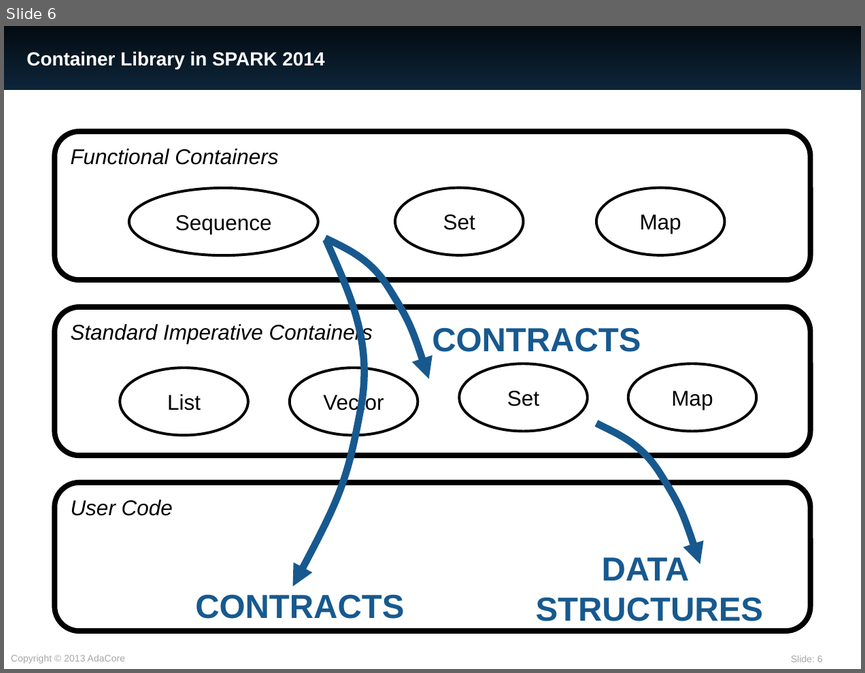
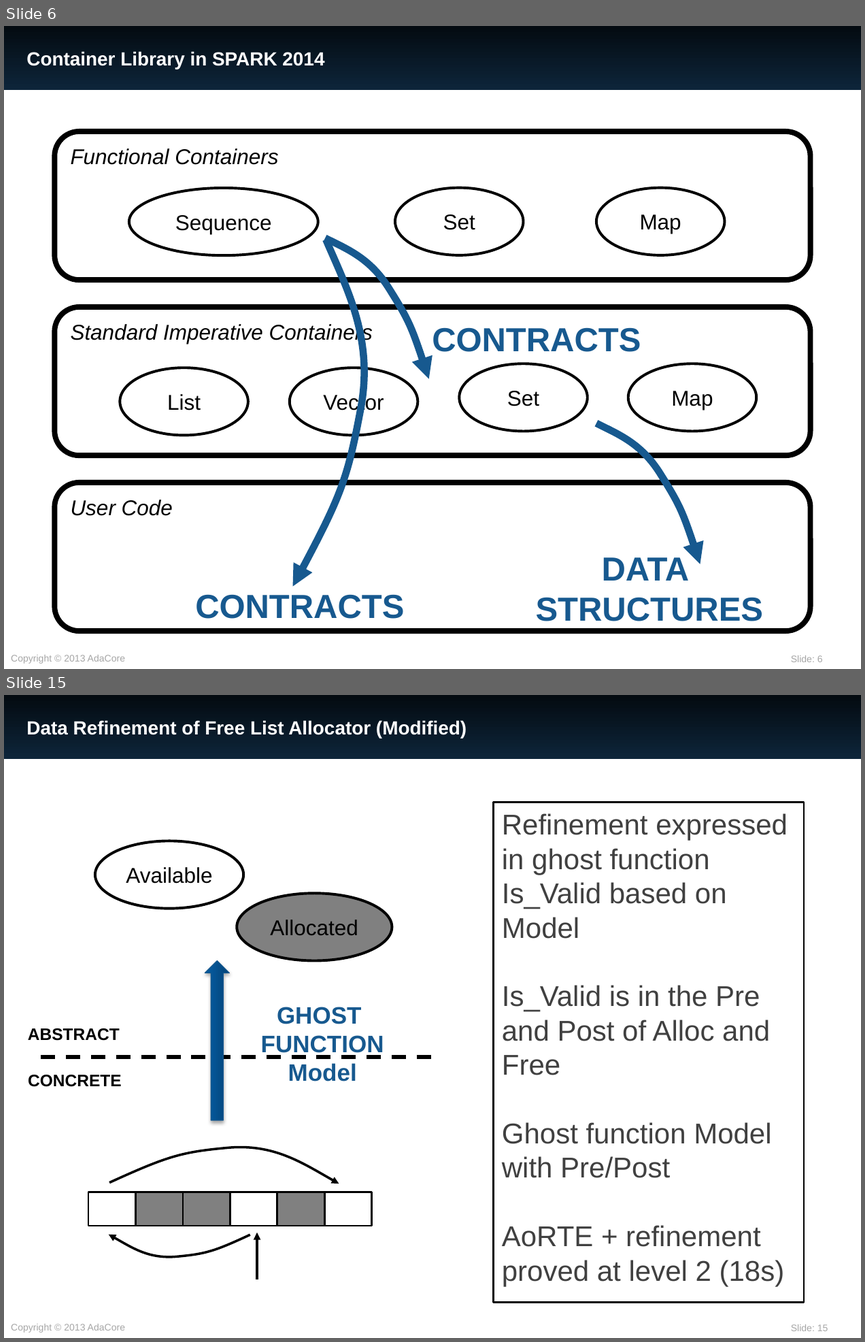
Before and after one commit to AdaCore/spark2014, a slide deck: slides/RSSRail_2016/SPARK.pptx. Shown one above the other, each under a label of ours: slide 6 before the commit, slides 6 and 15 after it; the slides between them are not shown. The pictures are 865x673 and 865x1342 pixels, drawn with LibreOffice and Linux fonts; fonts in the diff are those of the drawing. Boxes give left, top, right and bottom in pixels: in the first picture for what was removed or moved away, otherwise in the second. Text is boxed around its words. In the diff, an @@ line names an element or a change of style, - is before the commit and + after.

```diff
--- a/slides/RSSRail_2016/SPARK.pptx
+++ b/slides/RSSRail_2016/SPARK.pptx
@@ slide 15 added at (4, 695, 861, 1338), background #FFFFFF; not listed: 3 template elements that a slide beside it also shows @@
@@ title added at (26, 720, 466, 738), 16 pt, text #FFFFFF, bold @@
+Data Refinement of Free List Allocator (Modified)
@@ text added at (493, 802, 804, 1302), outline #000000 1.5 pt, 24 pt, text #404040 @@
+Refinement expressed in ghost function Is_Valid based on Model
+Is_Valid is in the Pre and Post of Alloc and Free
+Ghost function Model with Pre/Post
+AoRTE + refinement proved at level 2 (18s)
@@ ellipse added at (95, 841, 243, 909), fill #FFFFFF, outline #000000 2.25 pt, 18 pt, text #000000 @@
+Available
@@ ellipse added at (237, 893, 392, 961), fill #808080, outline #000000 2.25 pt, 18 pt, text #000000 @@
+Allocated
@@ right arrow added at (205, 961, 229, 1120), fill gradient #044478 to #05589C to #0259A0, outline #14578F 0.75 pt @@
@@ text added at (261, 1006, 384, 1081), 20 pt, text #17598F, bold @@
+GHOST
+FUNCTION
+Model
@@ text added at (28, 1028, 120, 1040), 14 pt, text #000000, bold @@
+ABSTRACT
@@ line added from (41, 1057) to (432, 1057), #000000 3 pt dashed @@
@@ text added at (28, 1074, 122, 1087), 14 pt, text #000000, bold @@
+CONCRETE
@@ freeform shape added at (109, 1086, 339, 1279), outline #000000 2 pt @@
@@ freeform shape added at (109, 1174, 250, 1294), outline #000000 2 pt @@
@@ rectangle added at (88, 1192, 135, 1225), fill #FFFFFF, outline #000000 1.5 pt @@
@@ rectangle added at (136, 1192, 183, 1225), fill #808080, outline #000000 1.5 pt @@
@@ rectangle added at (183, 1192, 230, 1225), fill #808080, outline #000000 1.5 pt @@
@@ rectangle added at (230, 1192, 277, 1225), fill #FFFFFF, outline #000000 1.5 pt @@
@@ rectangle added at (277, 1192, 324, 1225), fill #808080, outline #000000 1.5 pt @@
@@ rectangle added at (324, 1192, 372, 1225), fill #FFFFFF, outline #000000 1.5 pt @@
@@ arrow added from (257, 1279) to (257, 1232), #000000 2 pt @@
```
Also in this commit, not shown: 3 slides changed, 10 other slides added.
